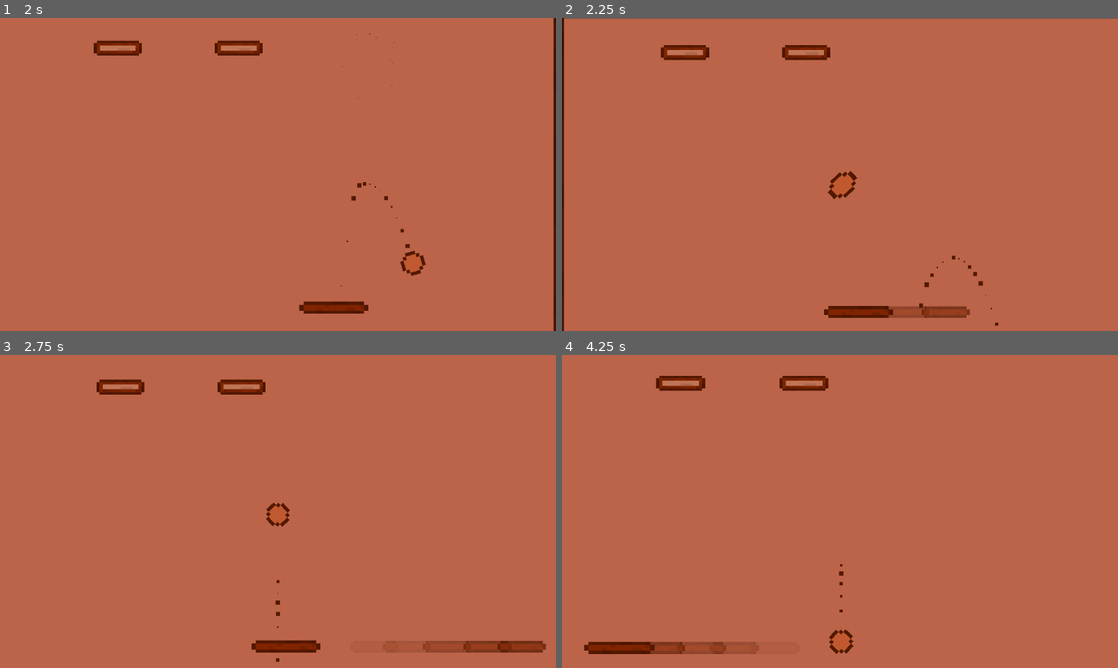
Above: before the commit, frames 1-4 (two rows, left to right).
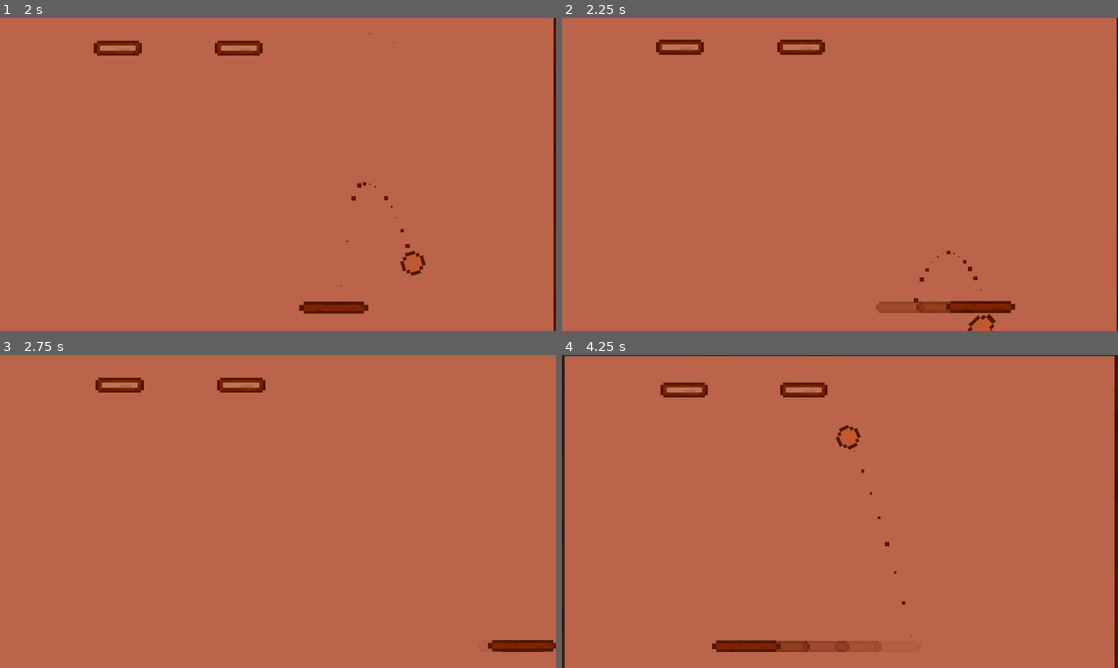
Above: after the commit, the same moments.

Repository: Let-s-Godot-Now/Breakout
Game: Godot game, scene res://tscn/main.tscn
Same seed, same stepped clock (60 frames per second), same inputs: the game is played once before the commit and once after it.
Inputs:
- Up to frame 1 (2 s): hold Right (move_right) 0.53-1.28 s; hold Shift (faster_shift) 0.53-1.28 s; hold Left (move_left) from 1.28 s (still down); tap Shift (faster_shift) at 1.35 s
- Up to frame 2 (2.25 s): release Left (move_left) at 2.03 s; hold Right (move_right) from 2.03 s (still down); hold Shift (faster_shift) from 2.03 s (still down)
- Up to frame 3 (2.75 s): keep holding Right (move_right); keep holding Shift (faster_shift)
- Up to frame 4 (4.25 s): release Shift (faster_shift) at 2.78 s; tap Shift (faster_shift) at 2.85 s; release Right (move_right) at 3.53 s; hold Left (move_left) from 3.53 s (still down); hold Shift (faster_shift) from 3.53 s (still down)

Frame 1 is identical in both runs. In frame 2, 3.9% of the frame differs, in the area x 0-100%, y 0-100%; in frame 3, 2.2%; in frame 4, 5.0%.

Commit message:
球会从虚空飞出来

Diff:
--- a/project.godot
+++ b/project.godot
@@ -47,3 +47,4 @@
 [rendering]
 
 renderer/rendering_method="mobile"
+textures/vram_compression/import_etc2_astc=true
--- a/scripts/ball.gd
+++ b/scripts/ball.gd
@@ -24,6 +24,25 @@
 	velocity = Vector2.DOWN * speed
 
 
+func back2center() -> void:
+	if GlobalValue.leyline_lock == false:
+		GlobalValue.leyline_lock = true
+		velocity = Vector2.ZERO
+		GlobalValue.camera.shake(0.8, 30, 15)
+		rotation = 0
+
+		await get_tree().create_timer(1.0).timeout
+		position.y = get_viewport_rect().size.y
+		bounce(
+			position.angle_to_point(
+				Vector2(get_viewport_rect().size.x / 2, get_viewport_rect().size.y / 2)
+			),
+			9
+		)
+		GlobalValue.camera.shake(0.8, 30, 15)
+		GlobalValue.leyline_lock = false
+
+
 func _on_ball_area_entered(area: Area2D) -> void:
 	match area.name:
 		"PaddleNoodle":
@@ -39,15 +58,26 @@
 			bounce(PI, 3)
 		"Right":
 			bounce(0, 3)
-		"leyline of the void":
-			reset()
-			$"../Paddle".reset()
-			GlobalValue.camera.shake(0.8, 30, 15)
+		# "leyline of the void":
+		# 	reset()
+		# 	$"../Paddle".reset()
+		# 	# if not GlobalValue.leyline_lock:
+		# 	# 	GlobalValue.leyline_lock = true
+		# 	# 	GlobalValue.camera.shake(0.8, 30, 15)
+
+		# 	# 	await get_tree().create_timer(3.0).timeout
+		# 	# 	position.y = get_viewport_rect().size.y
+		# 	# 	velocity = Vector2.ZERO
+		# 	# 	rotation = 0
+		# 	# 	bounce(-PI / 2, 9)
+		# 	# 	GlobalValue.camera.shake(0.8, 30, 15)
+		# 	# 	GlobalValue.leyline_lock = false
 	if area.get_parent().get_parent() == brick_arr:
 		var particles = load("res://tscn/boom_particles.tscn").instantiate()
 		area.get_parent().get_parent().add_child(particles)
 		particles.position = area.get_parent().position
 		particles.get_node("Particles").emitting = true
+
 		GlobalValue.camera.shake(0.3, 30, 15)
 	elif area.get_parent().get_parent() == walls:
 		GlobalValue.camera.shake(0.3, 30, 10)
--- a/scripts/camera.gd
+++ b/scripts/camera.gd
@@ -25,7 +25,7 @@
 
 func _ready():
 	set_process(false)
-	self.objects=[GlobalValue.ball]
+	self.objects = [GlobalValue.ball]
 	set_process(true)
 	GlobalValue.camera = self
 
@@ -33,7 +33,7 @@
 func _process(delta):
 	if target:
 		follow_target(delta)
-	elif dynamic_enabled and objects != null:
+	elif dynamic_enabled and GlobalValue.leyline_lock == false and objects != null:
 		var objects_are_in_tree: bool = true
 		for x in objects:
 			if not x.is_inside_tree():
@@ -104,8 +104,10 @@
 	zoom = normal_zoom
 
 
-func start_tracking(new_target)->void:
+func start_tracking(new_target) -> void:
 	# position_soomthing_enabled=false
-	target=new_target
+	target = new_target
 	$Tween.remove_all()
-	$Tween.interpolate_property(self,"zoom",zoom,Vector2(0.8,0.8),0.8,Tween.TRANS_CUBIC,Tween.EASE_IN_OUT)
+	$Tween.interpolate_property(
+		self, "zoom", zoom, Vector2(0.8, 0.8), 0.8, Tween.TRANS_CUBIC, Tween.EASE_IN_OUT
+	)
--- a/scripts/global_value.gd
+++ b/scripts/global_value.gd
@@ -14,6 +14,10 @@
 
 var start_game := true
 
+var leyline_lock = false
+
+#### NODES ####
+
 var camera: Camera2D
 
 var bricks: Node2D
--- a/tscn/ball.tscn
+++ b/tscn/ball.tscn
@@ -75,4 +75,4 @@
 }
 
 [connection signal="area_entered" from="BallArea" to="." method="_on_ball_area_entered"]
-[connection signal="screen_exited" from="VisibleOnScreenNotifier2D" to="." method="reset"]
+[connection signal="screen_exited" from="VisibleOnScreenNotifier2D" to="." method="back2center"]
--- a/tscn/main.tscn
+++ b/tscn/main.tscn
@@ -37,7 +37,7 @@
 scale = Vector2(142.857, 10)
 
 [node name="leyline of the void" type="Area2D" parent="."]
-position = Vector2(576, 640)
+position = Vector2(576, 698)
 rotation = -1.5708
 scale = Vector2(16, -648)
 
